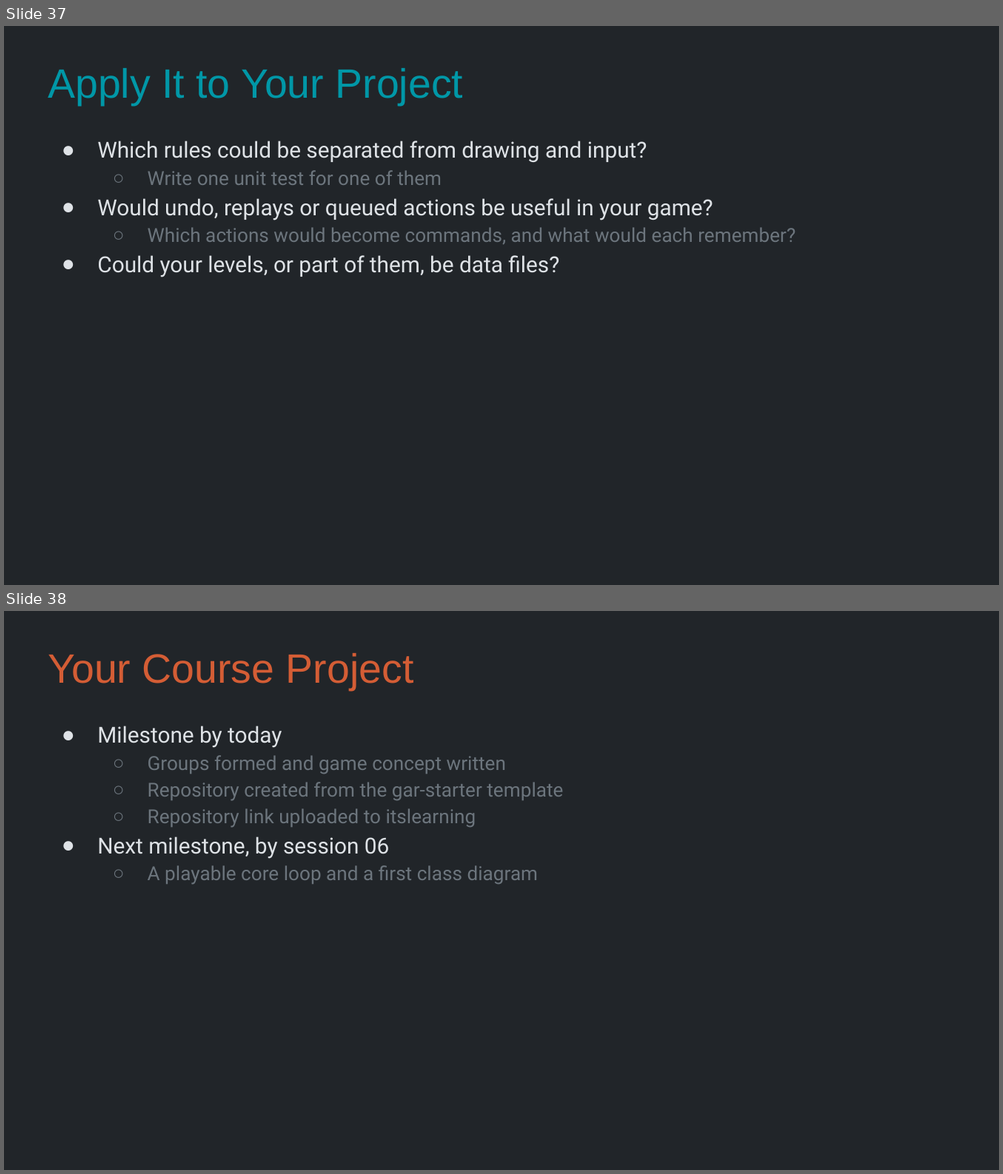
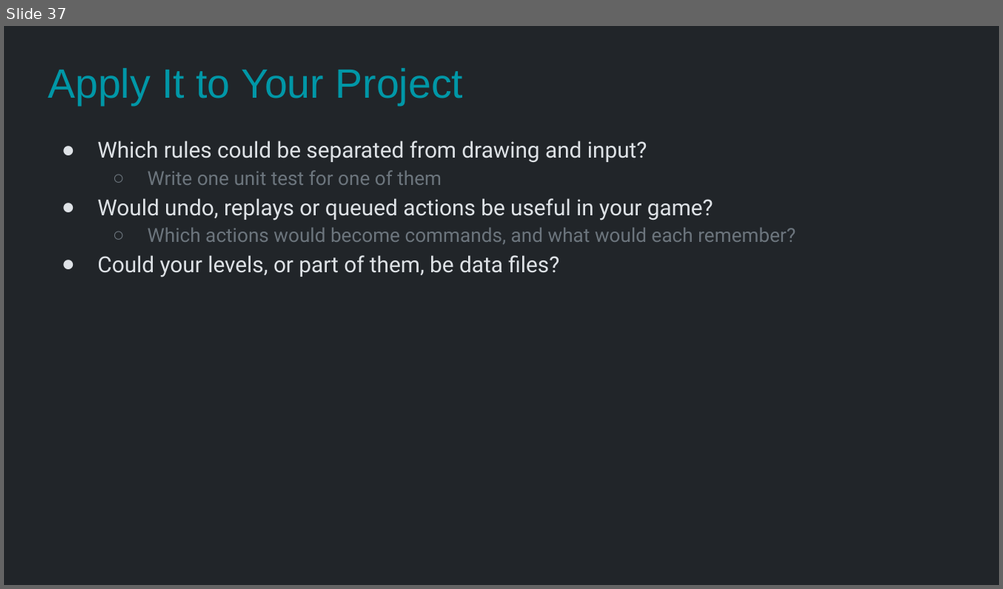
Before and after one commit to Metamate/gar, a slide deck: slides/04 Sokoban.pptx. Shown one above the other, each under a label of ours: slides 37 and 38 before the commit, slide 37 after it. The pictures are 1003x1174 and 1003x589 pixels, drawn with LibreOffice and Linux fonts; fonts in the diff are those of the drawing. Boxes give left, top, right and bottom in pixels: in the first picture for what was removed or moved away, otherwise in the second. Text is boxed around its words. In the diff, an @@ line names an element or a change of style, - is before the commit and + after.

```diff
--- a/slides/04 Sokoban.pptx
+++ b/slides/04 Sokoban.pptx
@@ slide 38 removed at box(4, 611, 999, 1170), background #212529 @@
@@ title removed at box(48, 653, 414, 690) @@
-Your Course Project
@@ text removed at box(97, 726, 563, 885) @@
-● Milestone by today
-  ○ Groups formed and game concept written
-  ○ Repository created from the gar-starter template
-  ○ Repository link uploaded to itslearning
-● Next milestone, by session 06
-  ○ A playable core loop and a first class diagram
```
Also in this commit, not shown: 12 other files.
